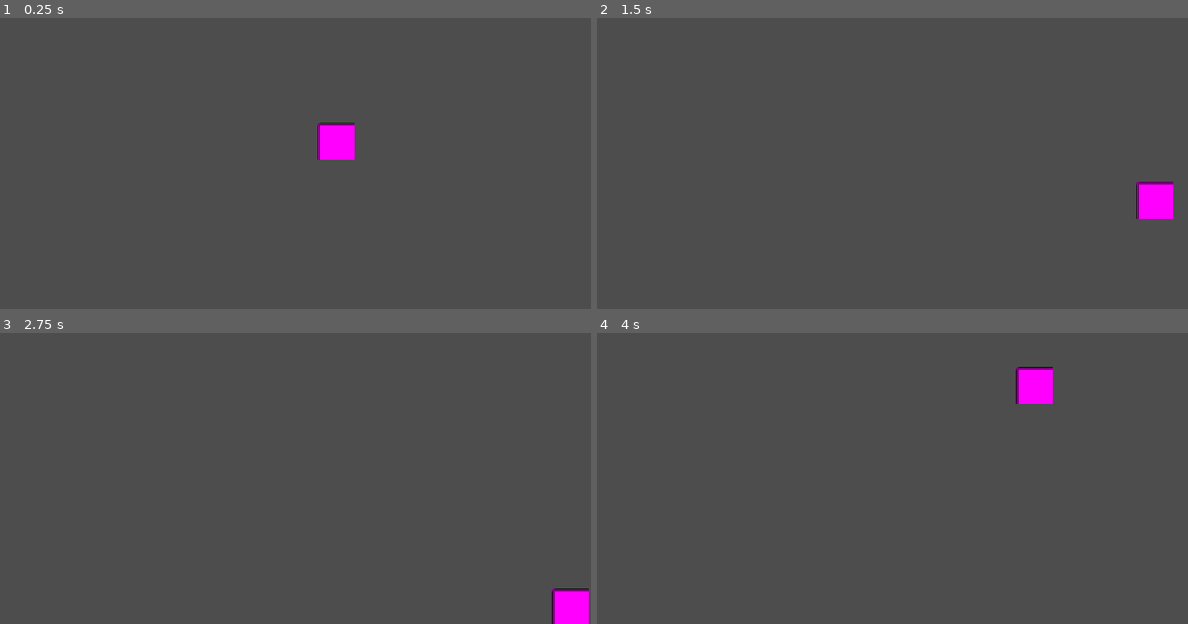
Above: before the commit, frames 1-4 (two rows, left to right).
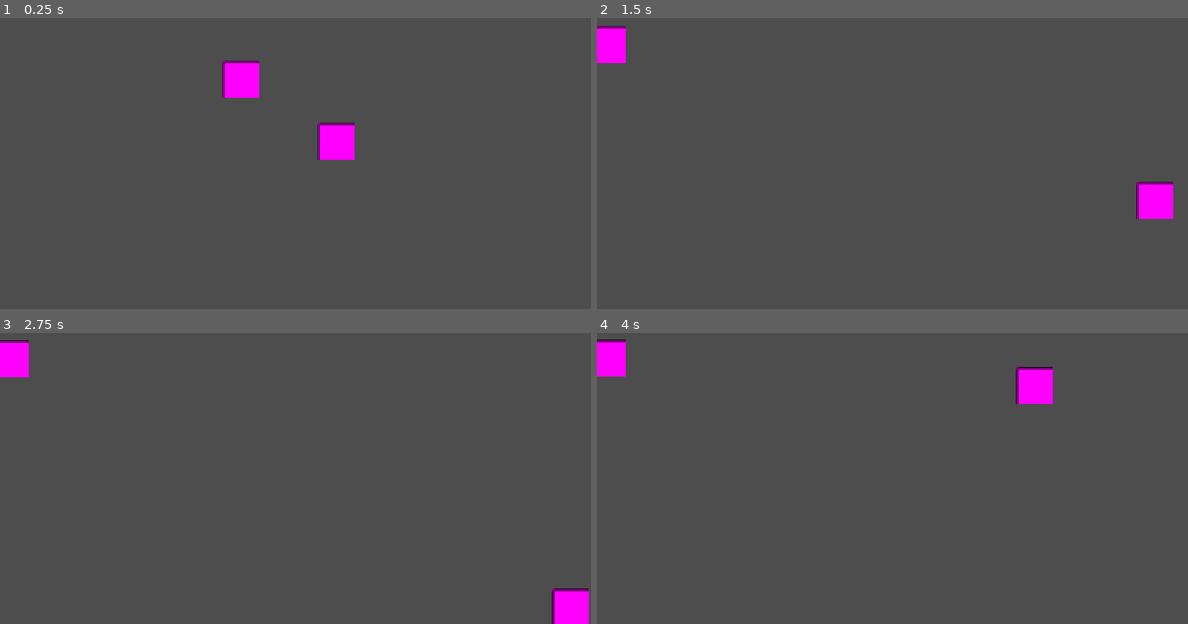
Above: after the commit, the same moments.

Repository: paavonelimarkka/mask-no-four
Game: Godot game, scene res://Scenes/game.tscn
Two runs of this game, one before a commit and one after it. Both use one fixed random seed, a clock stepped at 60 frames per second and the inputs below.
Inputs:
- Up to frame 1 (0.25 s): no input
- Up to frame 2 (1.5 s): hold D (Right) 0.53-1.28 s; hold S (Down) from 1.28 s (still down)
- Up to frame 3 (2.75 s): release S (Down) at 2.03 s; hold D (Right) from 2.03 s (still down)
- Up to frame 4 (4 s): tap Enter at 2.75 s; release D (Right) at 2.78 s; hold W (Up) 2.78-3.53 s; hold A (Left) from 3.53 s (still down)

The runs differ from the first frame. In frame 1, 0.8% of the frame differs, in the area x 37-44%, y 14-28%; in frame 2, 0.6%; in frame 3, 0.6%; in frame 4, 0.6%.

Commit message:
add npc to game

Diff:
--- a/Scenes/game.tscn
+++ b/Scenes/game.tscn
@@ -1,6 +1,7 @@
 [gd_scene format=3 uid="uid://di3kcgn4m7a35"]
 
 [ext_resource type="PackedScene" uid="uid://cg76re3787jjk" path="res://Scenes/player.tscn" id="1_ebmjs"]
+[ext_resource type="PackedScene" uid="uid://dyinydf272qmt" path="res://Scenes/npc.tscn" id="2_qxrlw"]
 
 [sub_resource type="PhysicsMaterial" id="PhysicsMaterial_mxpfa"]
 
@@ -14,6 +15,10 @@
 motion_mode = 1
 
 [node name="Camera2D" type="Camera2D" parent="." unique_id=1737939196]
+
+[node name="Npc" parent="." unique_id=1502401715 instance=ExtResource("2_qxrlw")]
+motion_mode = 1
+slide_on_ceiling = false
 
 [node name="StaticBody2D" type="StaticBody2D" parent="." unique_id=503072264]
 position = Vector2(-415, -298)
